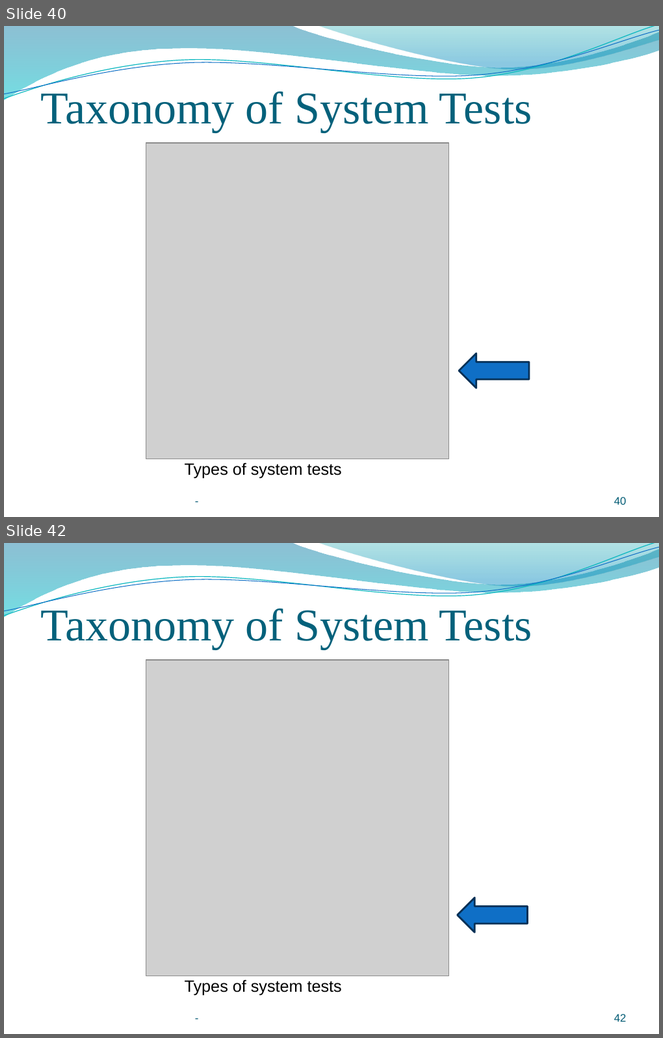
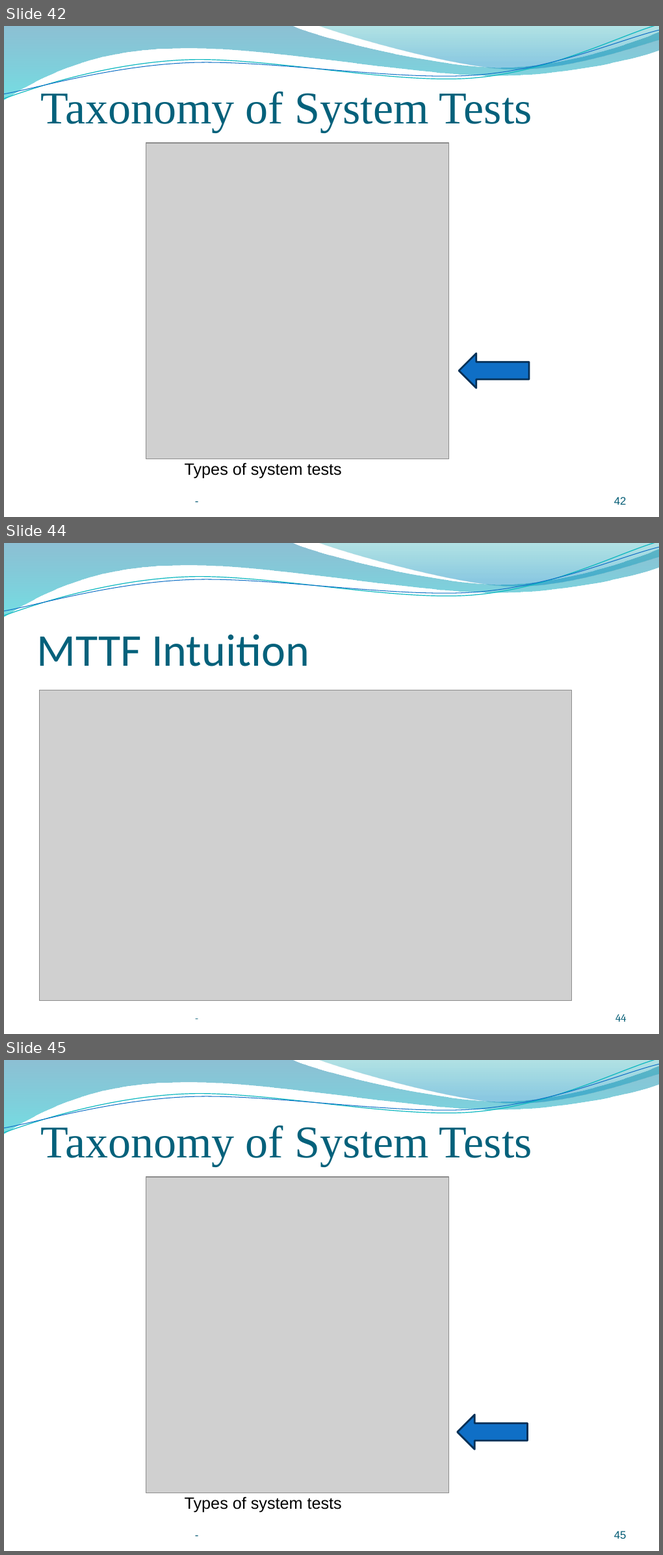
Before and after one commit to kthanasi-git/SW_Engineering, a slide deck: SOFTWARE ENGINEERING/SLIDES/16-Exploraroty Testing and System Testing.pptx. Shown one above the other, each under a label of ours: slides 40 and 42 before the commit, slides 42, 44 and 45 after it; the slides between them are not shown. The pictures are 663x1038 and 663x1555 pixels, drawn with LibreOffice and Linux fonts; fonts in the diff are those of the drawing; grey boxes stand for pictures; background and template pictures are left out. Boxes give left, top, right and bottom in pixels: in the first picture for what was removed or moved away, otherwise in the second. Text is boxed around its words. In the diff, an @@ line names an element or a change of style, - is before the commit and + after.

```diff
--- a/SOFTWARE ENGINEERING/SLIDES/16-Exploraroty Testing and System Testing.pptx
+++ b/SOFTWARE ENGINEERING/SLIDES/16-Exploraroty Testing and System Testing.pptx
@@ slide 44 added at bbox=[4, 543, 659, 1034], background picture (left out); not listed: 4 template elements that a slide beside it also shows @@
@@ title added at bbox=[36, 634, 310, 667], 50 pt, text #04617B @@
+MTTF Intuition
@@ picture added at bbox=[39, 691, 571, 1001] @@
@@ text added at bbox=[195, 999, 436, 1025], 12 pt, text #045D75 @@
+-
@@ page number added at bbox=[616, 1014, 627, 1022], 12 pt, text #045D75 @@
+44
@@ what was slide 40 is now slide 42 @@
@@ page number at bbox=[614, 497, 627, 505]: text changed @@
-40
+42
@@ what was slide 42 is now slide 45 @@
@@ page number at bbox=[614, 1531, 627, 1539]: text changed @@
-42
+45
```
Also in this commit, not shown: 9 slides changed, 2 other slides added, 2 slides removed, 11 other files.
